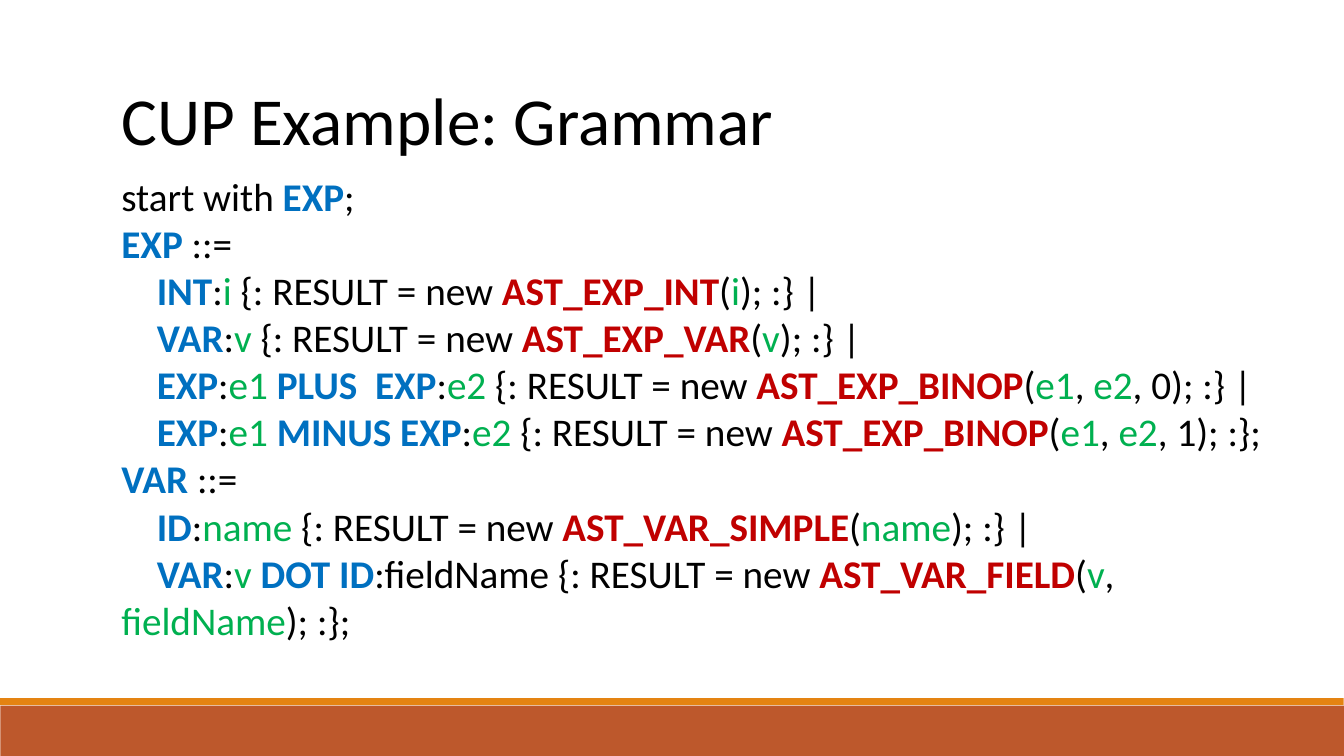
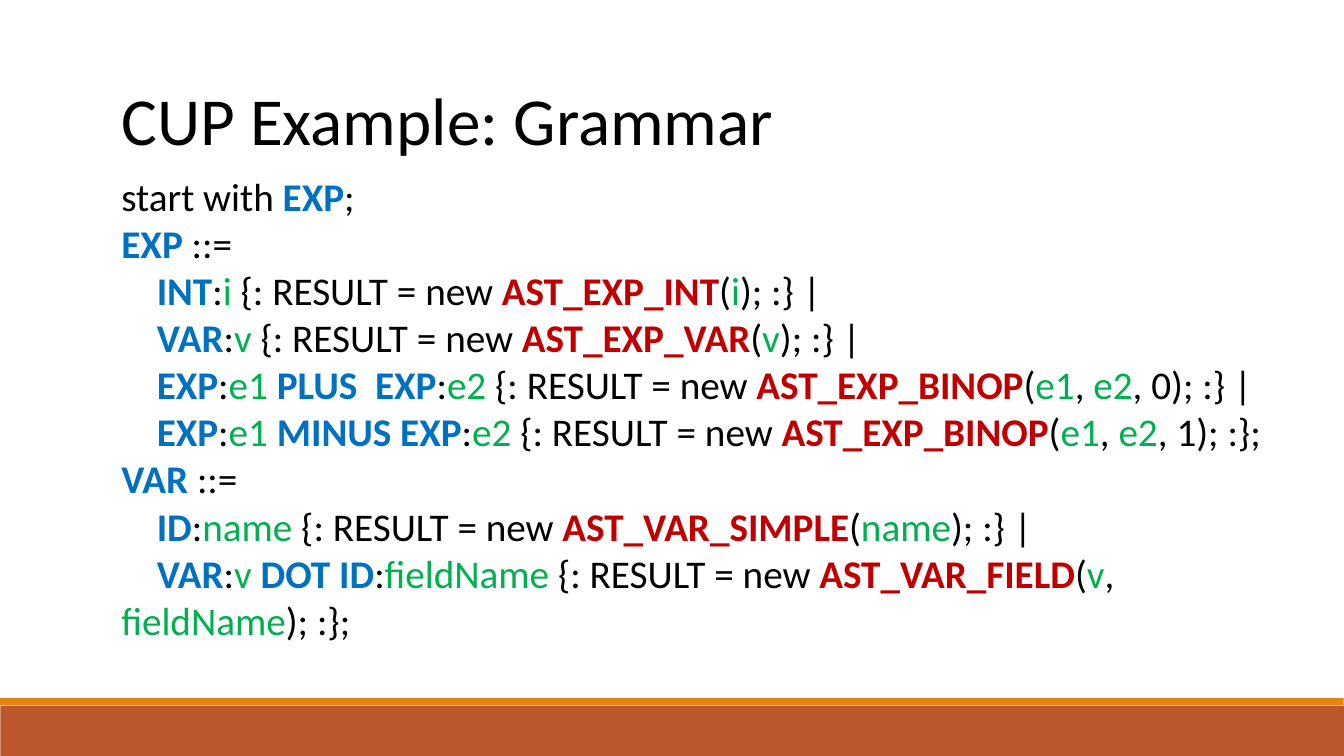
Before and after one commit to raghadzeidan/COMPILATION_TAU_FOR_STUDENTS, a slide deck: slide 84 of new_slides/bottom_up_parsing.pptx. Drawn at 1344x756 pixels with LibreOffice and Linux fonts; fonts in the diff are those of the drawing. Boxes give left, top, right and bottom in pixels: in the first picture for what was removed or moved away, otherwise in the second. Text is boxed around its words. In the diff, an @@ line names an element or a change of style, - is before the commit and + after.

Commit message:
updating slides

```diff
--- a/new_slides/bottom_up_parsing.pptx
+++ b/new_slides/bottom_up_parsing.pptx
@@ text at (121,559,1114,641): text colour #000000 to #00B050 in "ID:fieldName" @@
```
Also in this commit, not shown: 1 other file.
